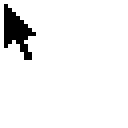
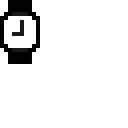
Layers edited between the first and the second 128px x 128px image:
renamed "Inverted Window arrow" to "app_starting", showed it, painted on it over <box>0,0,40,64</box>
removed layer "Arrow" over <box>0,0,40,64</box>
